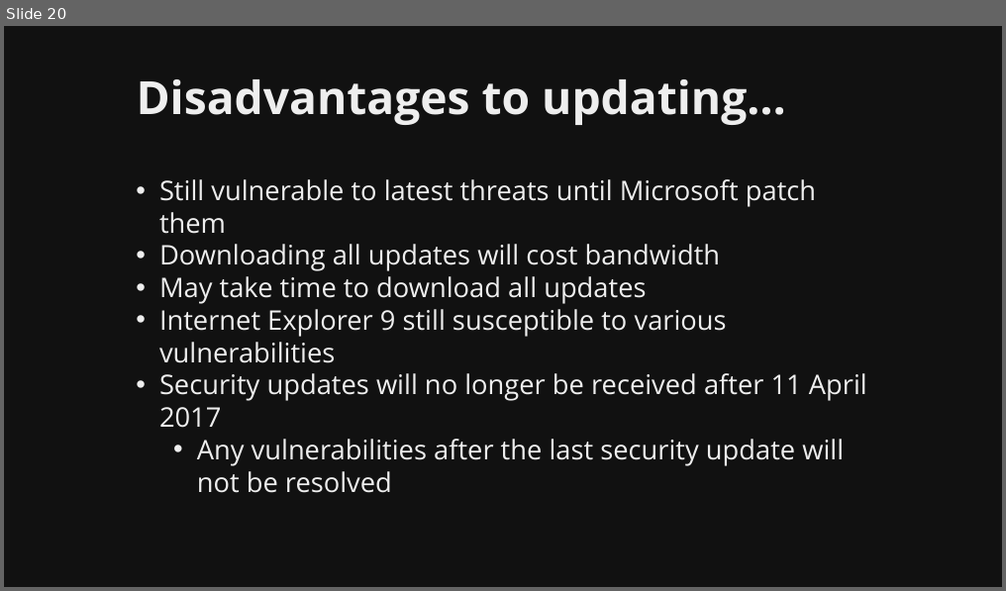
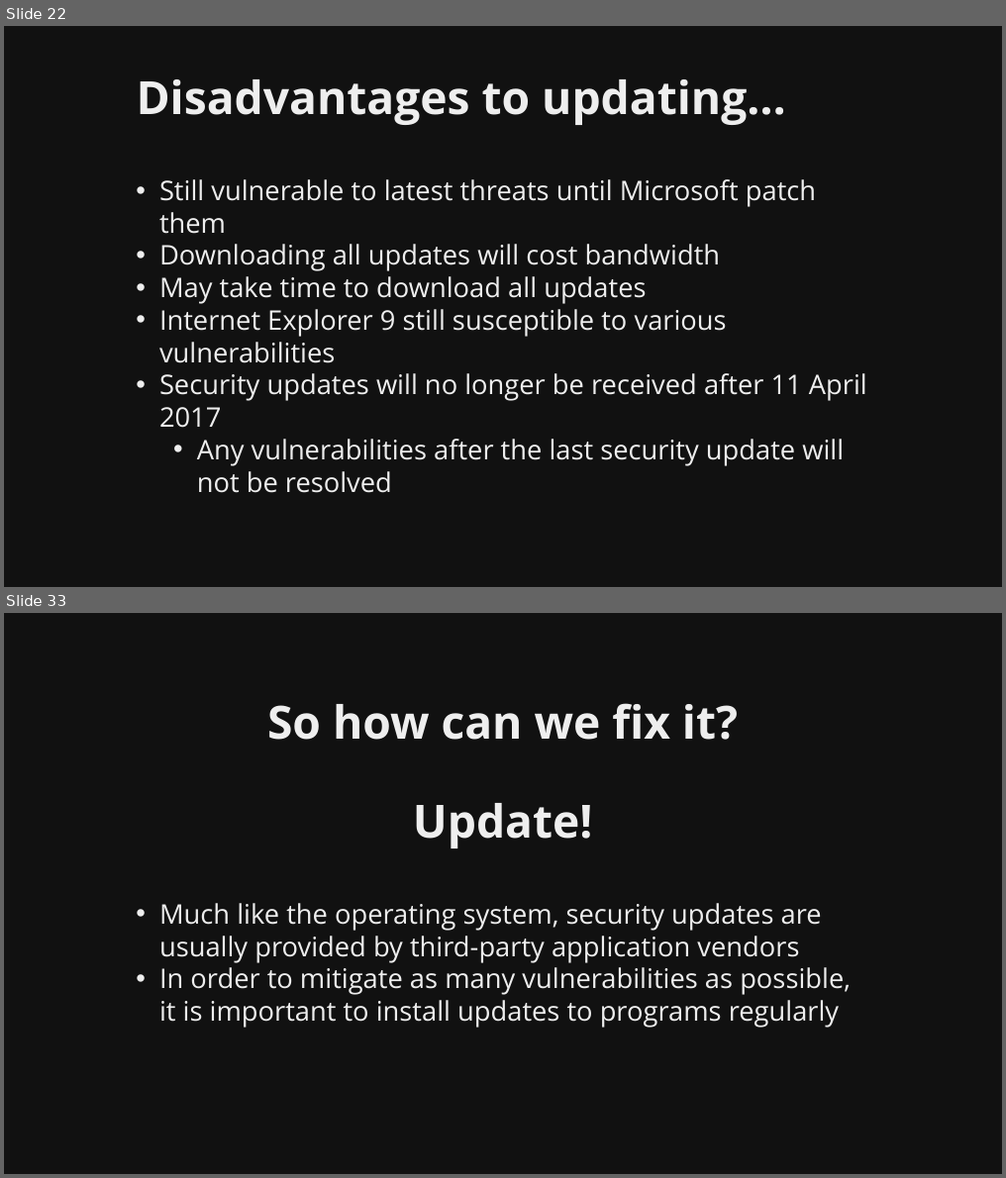
Before and after one commit to martymcflywa/ecu, a slide deck: year_1/sem_2/CSI1101_computer_security/0b_assignment_2_[22MAY15_0900]/dev/CSI1101_PONCE_A2_v01.pptx. Shown one above the other, each under a label of ours: slide 20 before the commit, slides 22 and 33 after it; the slides between them are not shown. The pictures are 1006x591 and 1006x1178 pixels, drawn with LibreOffice and Linux fonts; fonts in the diff are those of the drawing. Boxes give left, top, right and bottom in pixels: in the first picture for what was removed or moved away, otherwise in the second. Text is boxed around its words. In the diff, an @@ line names an element or a change of style, - is before the commit and + after.

Commit message:
CSI1101 A2: finished user applications, todo user practices

```diff
--- a/year_1/sem_2/CSI1101_computer_security/0b_assignment_2_[22MAY15_0900]/dev/CSI1101_PONCE_A2_v01.pptx
+++ b/year_1/sem_2/CSI1101_computer_security/0b_assignment_2_[22MAY15_0900]/dev/CSI1101_PONCE_A2_v01.pptx
@@ slide 33 added at (4, 613, 1002, 1174), background #111111 @@
@@ title added at (267, 703, 738, 849), 44 pt, text #EEEEEE, bold @@
+So how can we fix it?
+Update!
@@ text added at (159, 903, 850, 1028), 26 pt, text #EEEEEE @@
+• Much like the operating system, security updates are usually provided by third-party application vendors
+• In order to mitigate as many vulnerabilities as possible, it is important to install updates to programs regularly
@@ what was slide 20 is now slide 22 @@
```
Also in this commit, not shown: 6 slides changed, 15 other slides added, 3 other files.
